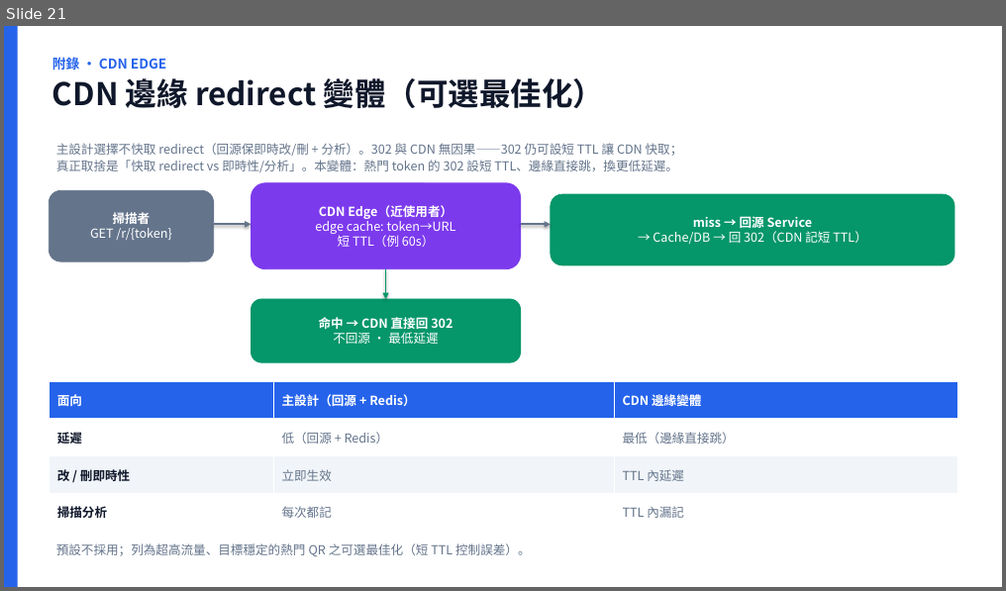
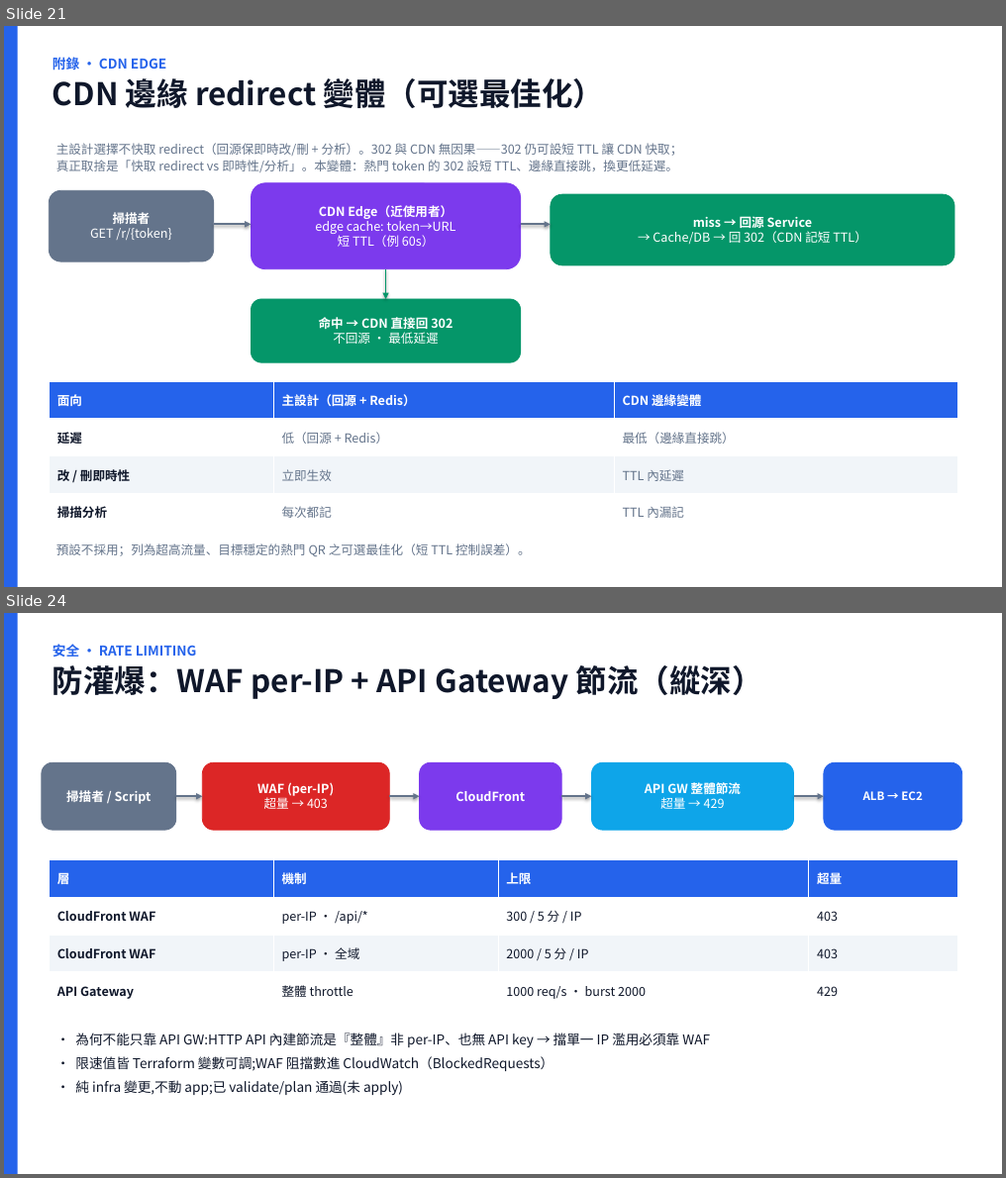
Before and after one commit to scolley31/system-design-demo, a slide deck: QR Code Generator/QR_Code_Generator.pptx. Shown one above the other, each under a label of ours: slide 21 before the commit, slides 21 and 24 after it; the slides between them are not shown. The pictures are 1006x591 and 1006x1178 pixels, drawn with LibreOffice and Linux fonts; fonts in the diff are those of the drawing. Boxes give left, top, right and bottom in pixels: in the first picture for what was removed or moved away, otherwise in the second. Text is boxed around its words. In the diff, an @@ line names an element or a change of style, - is before the commit and + after.

```diff
--- a/QR Code Generator/QR_Code_Generator.pptx
+++ b/QR Code Generator/QR_Code_Generator.pptx
@@ slide 24 added at [4, 613, 1002, 1174], background #FFFFFF @@
@@ rectangle added at [4, 613, 18, 1174], fill #2563EB @@
@@ text added at [53, 644, 763, 699], 30 pt, text #0F172A, bold @@
+安全 · RATE LIMITING
+防灌爆：WAF per-IP + API Gateway 節流（縱深）
@@ rounded rectangle added at [42, 762, 176, 830], fill #64748B, outline #64748B 0.75 pt, 12 pt, text #FFFFFF, bold @@
+掃描者 / Script
@@ rounded rectangle added at [202, 762, 389, 830], fill #DC2626, outline #DC2626 0.75 pt, 12 pt, text #FFFFFF, bold @@
+WAF (per-IP)
+超量 → 403
@@ rounded rectangle added at [420, 762, 561, 830], fill #7C3AED, outline #7C3AED 0.75 pt, 12 pt, text #FFFFFF, bold @@
+CloudFront
@@ rounded rectangle added at [592, 762, 794, 830], fill #0EA5E9, outline #0EA5E9 0.75 pt, 12 pt, text #FFFFFF, bold @@
+API GW 整體節流
+超量 → 429
@@ rounded rectangle added at [824, 762, 962, 830], fill #2563EB, outline #2563EB 0.75 pt, 11 pt, text #FFFFFF, bold @@
+ALB → EC2
@@ arrow added from (176, 796) to (202, 796), #64748B 1.75 pt @@
@@ arrow added from (389, 796) to (420, 796), #64748B 1.75 pt @@
@@ arrow added from (561, 796) to (592, 796), #64748B 1.75 pt @@
@@ arrow added from (794, 796) to (824, 796), #64748B 1.75 pt @@
@@ table added at [49, 861, 958, 1010], 4 rows, 4 columns @@
+層 | 機制 | 上限 | 超量
+CloudFront WAF | per-IP · /api/* | 300 / 5 分 / IP | 403
+CloudFront WAF | per-IP · 全域 | 2000 / 5 分 / IP | 403
+API Gateway | 整體 throttle | 1000 req/s · burst 2000 | 429
@@ text added at [75, 1033, 710, 1095], 13 pt, text #0F172A @@
+• 為何不能只靠 API GW:HTTP API 內建節流是『整體』非 per-IP、也無 API key → 擋單一 IP 濫用必須靠 WAF
+• 限速值皆 Terraform 變數可調;WAF 阻擋數進 CloudWatch（BlockedRequests）
+• 純 infra 變更,不動 app;已 validate/plan 通過(未 apply)
```
Also in this commit, not shown: 2 slides changed, 2 other slides added, 10 other files.
